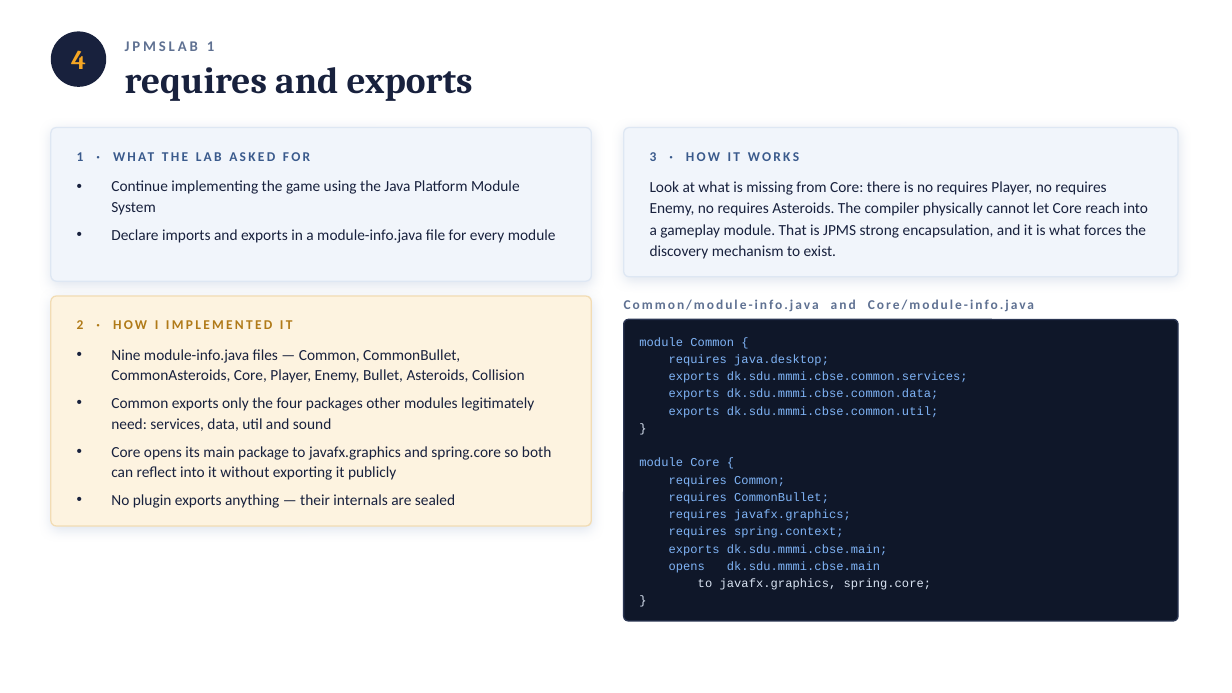
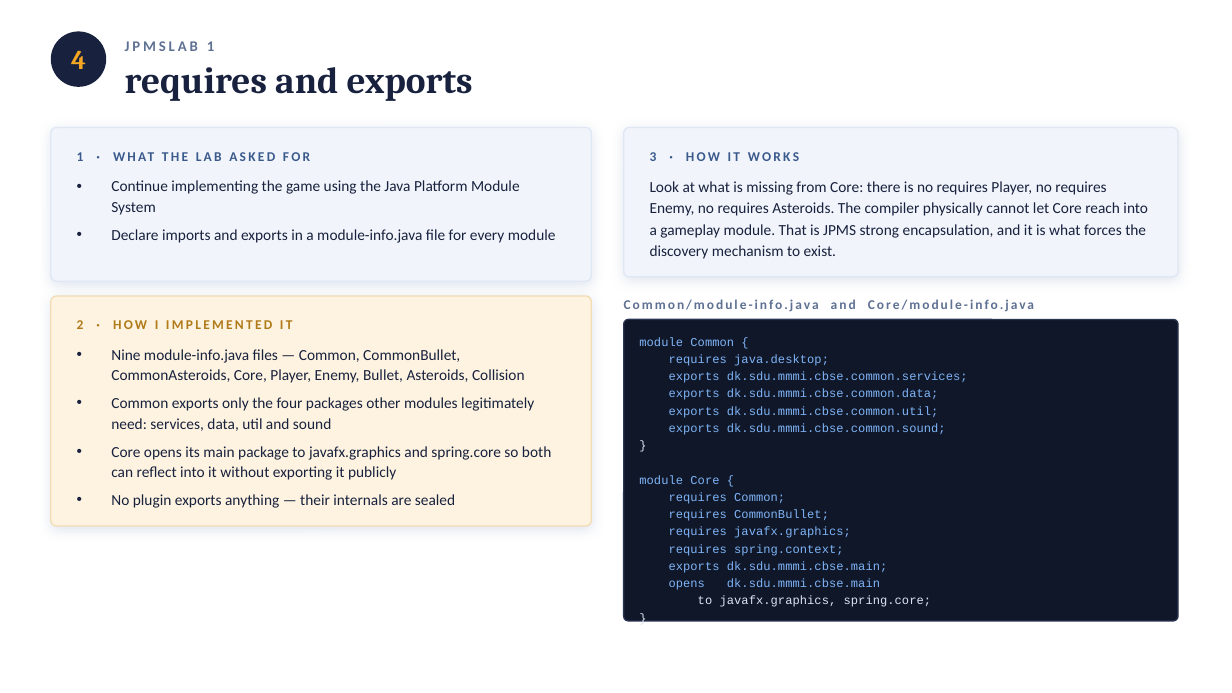
Before and after one commit to Fard121/asteroid_game, a slide deck: slide 7 of AsteroidsFX-Presentation.pptx. Drawn at 1232x693 pixels with LibreOffice and Linux fonts; fonts in the diff are those of the drawing. Boxes give left, top, right and bottom in pixels: in the first picture for what was removed or moved away, otherwise in the second. Text is boxed around its words. In the diff, an @@ line names an element or a change of style, - is before the commit and + after.

```diff
--- a/AsteroidsFX-Presentation.pptx
+++ b/AsteroidsFX-Presentation.pptx
@@ text at <box>669,423,946,435</box>: paragraph added @@
+exports dk.sdu.mmmi.cbse.common.sound;
```
Also in this commit, not shown: 4 other slides changed, 7 other files.
